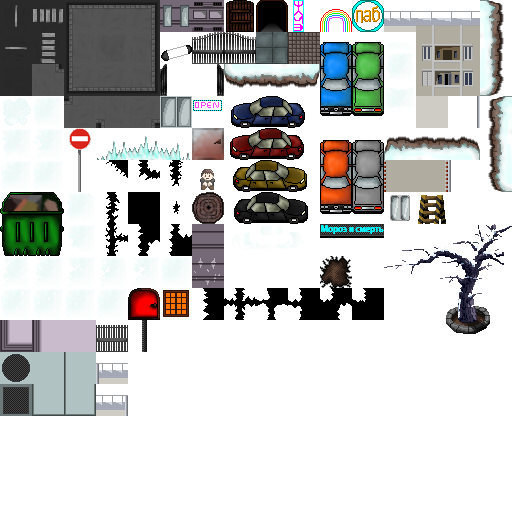
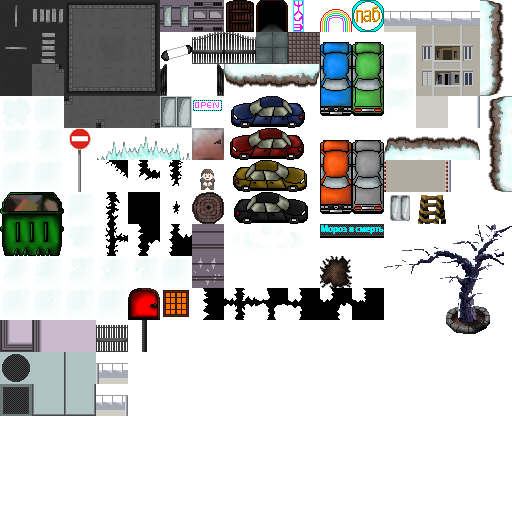
Layer changes from the first w=512, h=512 image to the second:
painted on "Мороз и смерть copie 3" over [477, 96, 480, 128]
